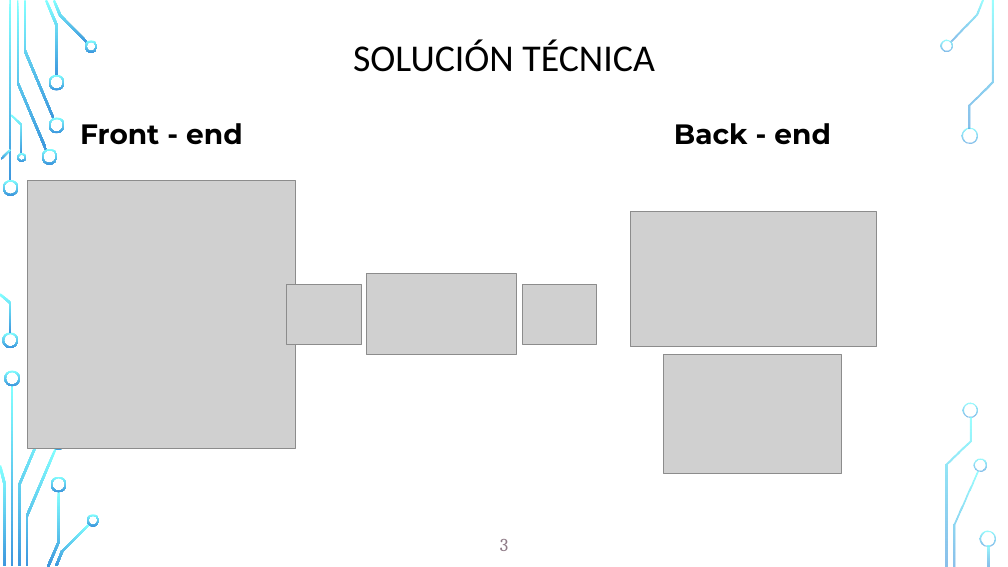
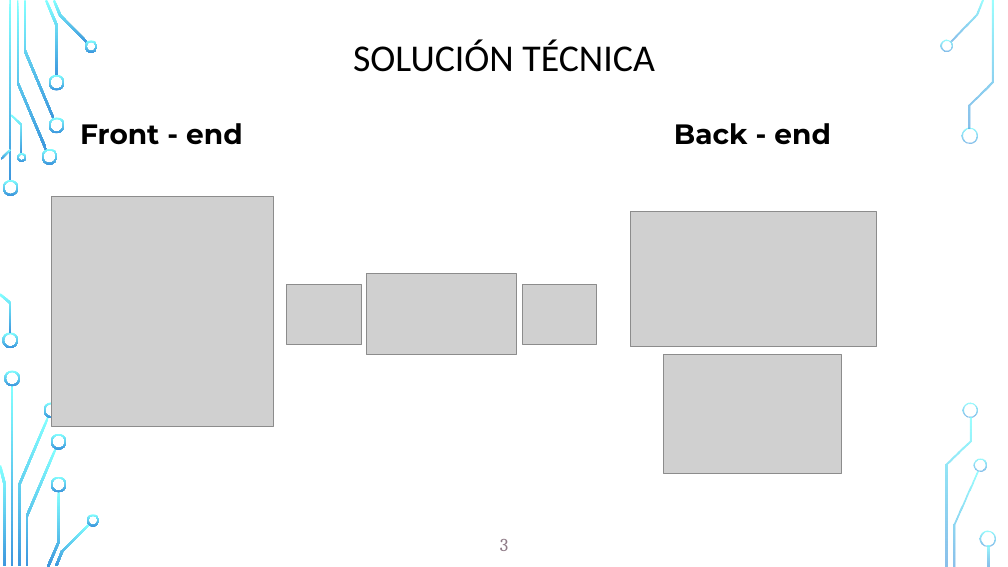
Before and after one commit to karin-romero/WT-Project, a slide deck: slide 3 of group3/Grupo 3 - Proyecto v2.pptx. Drawn at 1008x567 pixels with LibreOffice and Linux fonts; fonts in the diff are those of the drawing; grey boxes stand for pictures; background and template pictures are left out. Boxes give left, top, right and bottom in pixels: in the first picture for what was removed or moved away, otherwise in the second. Text is boxed around its words. In the diff, an @@ line names an element or a change of style, - is before the commit and + after.

```diff
--- a/group3/Grupo 3 - Proyecto v2.pptx
+++ b/group3/Grupo 3 - Proyecto v2.pptx
@@ picture: place and size @@
-picture at [27,180,295,449]
+picture at [51,197,273,426]
@@ freeform shape added at [43,402,59,417], fill gradient #82FFFF to #3D97DE @@
```
Also in this commit, not shown: 1 slide removed.
